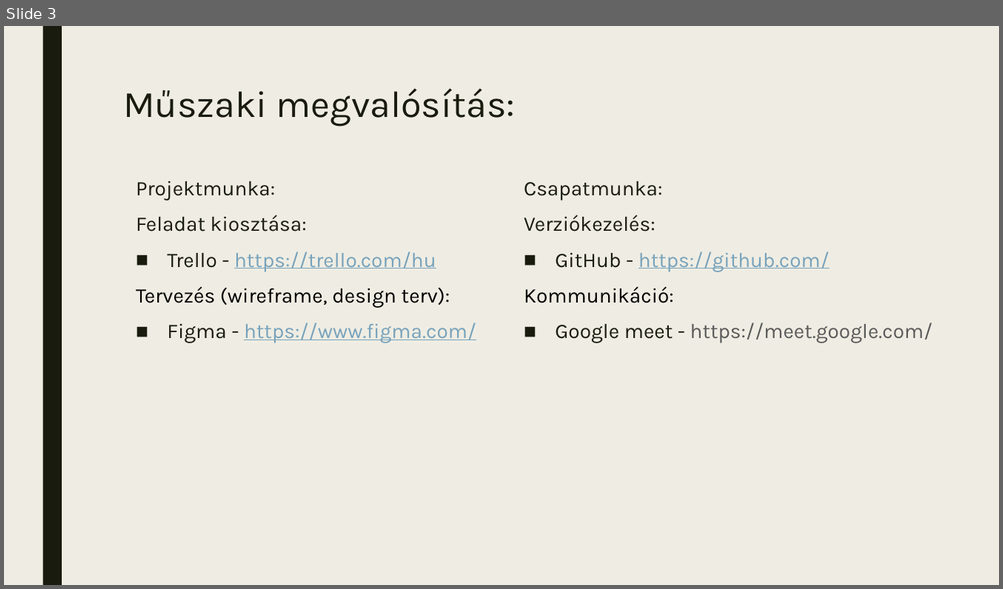
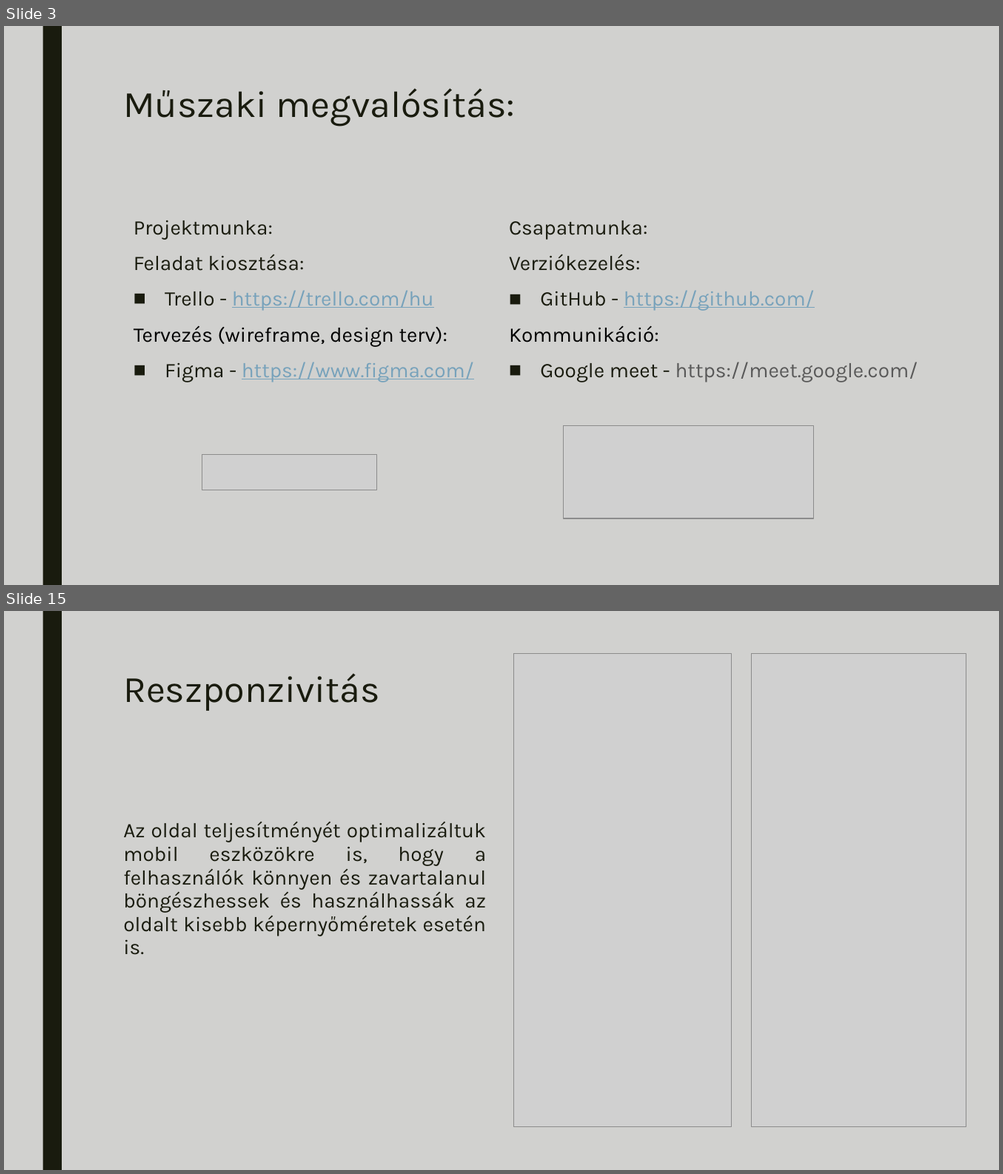
Before and after one commit to trkferi/FlyTech, a slide deck: docs/FlyTech bemutató.pptx. Shown one above the other, each under a label of ours: slide 3 before the commit, slides 3 and 15 after it; the slides between them are not shown. The pictures are 1003x589 and 1003x1174 pixels, drawn with LibreOffice and Linux fonts; fonts in the diff are those of the drawing; grey boxes stand for pictures. Boxes give left, top, right and bottom in pixels: in the first picture for what was removed or moved away, otherwise in the second. Text is boxed around its words. In the diff, an @@ line names an element or a change of style, - is before the commit and + after.

```diff
--- a/docs/FlyTech bemutató.pptx
+++ b/docs/FlyTech bemutató.pptx
@@ slide 15 added at <box>4,611,999,1170</box>, background #D1D1CF; not listed: 1 template element that a slide beside it also shows @@
@@ picture added at <box>514,654,731,1128</box> @@
@@ picture added at <box>751,654,967,1128</box> @@
@@ title added at <box>123,673,380,711</box>, 36 pt, text #191B0E @@
+Reszponzivitás
@@ text added at <box>123,821,486,955</box>, 20 pt, text #191B0E @@
+Az oldal teljesítményét optimalizáltuk mobil eszközökre is, hogy a felhasználók könnyen és zavartalanul böngészhessek és használhassák az oldalt kisebb képernyőméretek esetén is.
@@ slide 3 changed as well @@
@@ background #EFEDE3 to #D1D1CF @@
@@ text "Projektmunka:": place and size @@
-text "Projektmunka:" at <box>136,181,476,343</box>
+text "Projektmunka:" at <box>134,221,474,383</box>
@@ text "Csapatmunka:": place and size @@
-text "Csapatmunka:" at <box>523,181,933,343</box>
+text "Csapatmunka:" at <box>509,221,918,383</box>
@@ picture added at <box>563,426,814,519</box> @@
@@ picture added at <box>202,454,376,490</box> @@
```
Also in this commit, not shown: 2 other slides changed, 16 other slides added, 27 other files.
